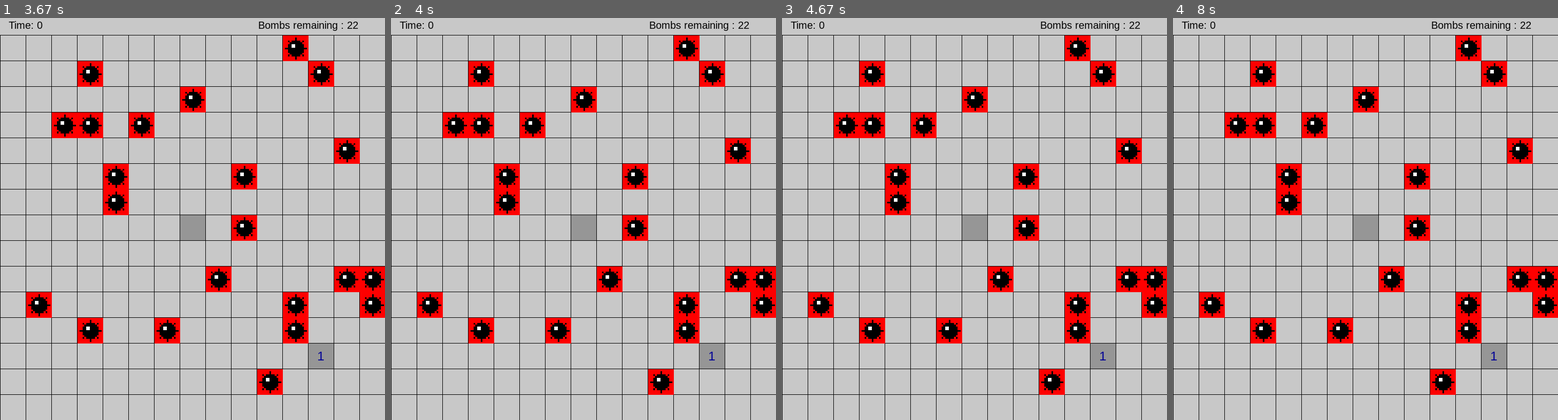
Above: before the commit, frames 1-4 (left to right).
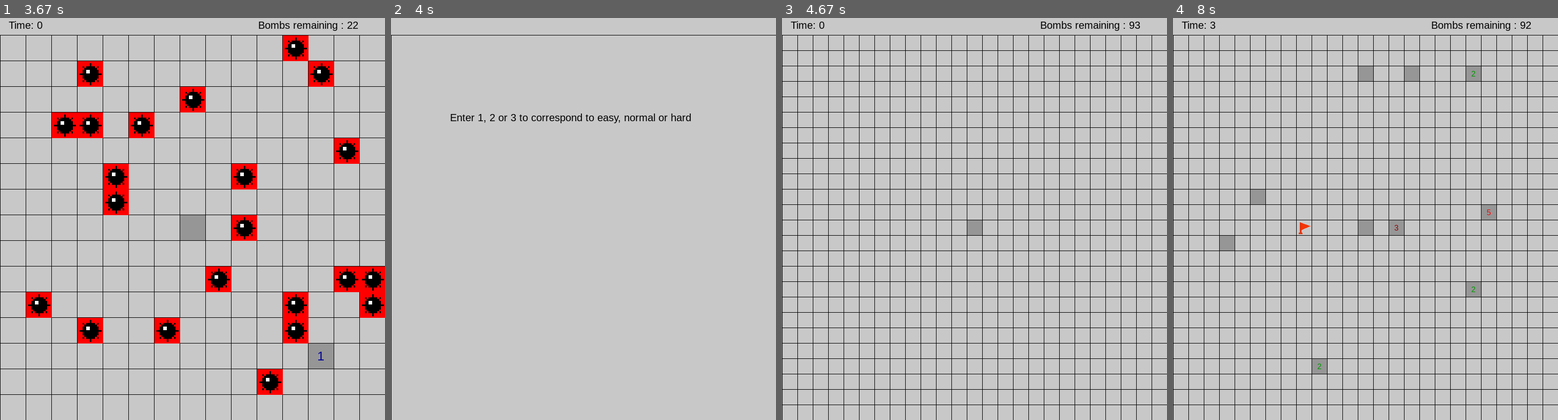
Above: after the commit, the same moments.

Repository: chenxk619/test
Game: pygame game, started from minesweeper.py
Same seed, same stepped clock (60 frames per second), same inputs: the game is played once before the commit and once after it.
Inputs (mouse positions are in pixels of both pictures, inside the frame that each line leads up to):
- Up to frame 1 (3.67 s): tap 1 at 0.33 s; press the mouse at (334, 359) at 0.7 s; move the mouse to (284, 307) at 0.8 s; release the mouse at (238, 251) at 0.93 s
- Up to frame 2 (4 s): no input
- Up to frame 3 (4.67 s): tap 2 at 4.5 s
- Up to frame 4 (8 s): click (1404, 66) at 4.9 s; click (1404, 235) at 5.23 s; right-click (1300, 227) at 5.57 s; click (1257, 202) at 5.9 s; click (1311, 371) at 6.23 s; click (1365, 66) at 6.57 s; click (1226, 247) at 6.9 s; click (1492, 214) at 7.23 s; click (1465, 283) at 7.57 s; click (1473, 74) at 7.9 s

Frame 1 is identical in both runs. In frame 2, 14% of the frame differs, in the area x 0-100%, y 0-100%; in frame 3, 16%; in frame 4, 18%.

Commit message:
Update minesweeper.py

Diff:
--- a/minesweeper.py
+++ b/minesweeper.py
@@ -146,7 +146,7 @@
 
 	# End game condition
 	if dead or won:
-		time.sleep(23)
+		time.sleep(3)
 		return False
 	return True
 
